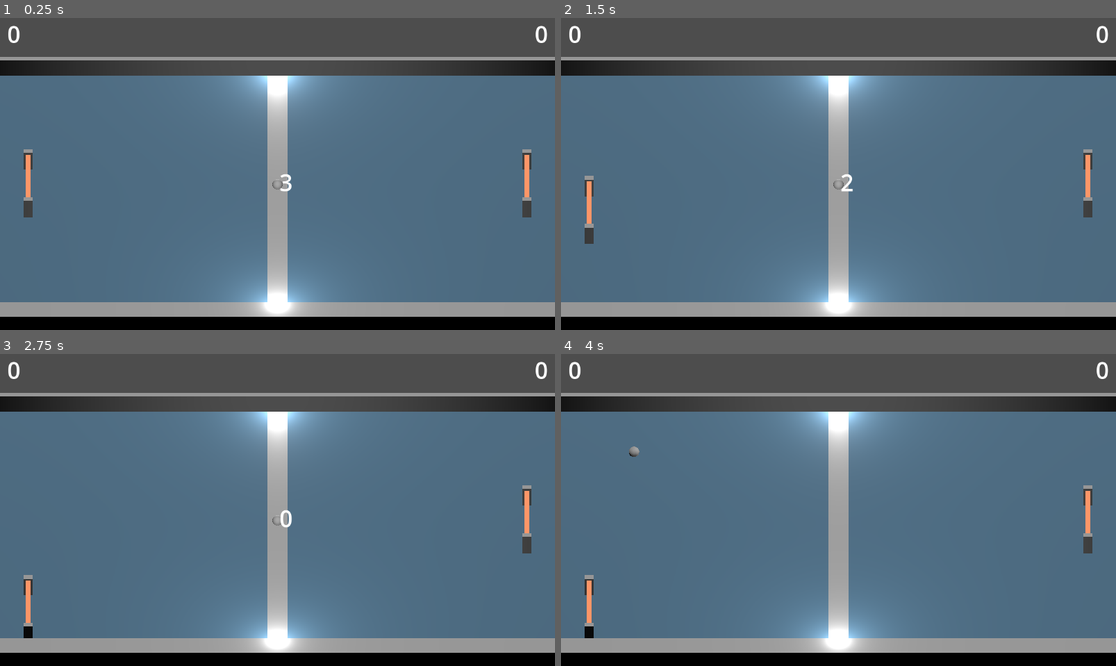
Above: before the commit, frames 1-4 (two rows, left to right).
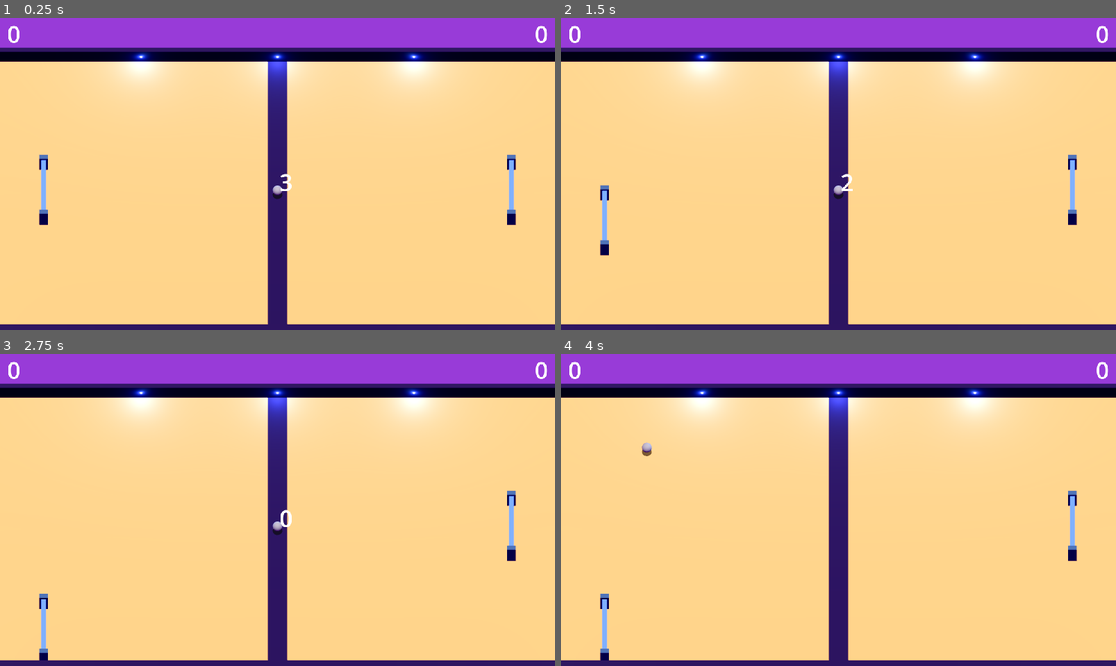
Above: after the commit, the same moments.

Repository: Eryans/godot_pong
Game: Godot game, scene res://scenes/main.tscn
Same seed, same stepped clock (60 frames per second), same inputs: the game is played once before the commit and once after it.
Inputs:
- Up to frame 1 (0.25 s): no input
- Up to frame 2 (1.5 s): tap Enter at 0.5 s; hold Up (ui_up) 0.53-1.28 s; tap Space at 1.25 s; hold S (down) from 1.28 s (still down)
- Up to frame 3 (2.75 s): tap Enter at 2 s; release S (down) at 2.03 s; hold Up (ui_up) from 2.03 s (still down)
- Up to frame 4 (4 s): release Up (ui_up) at 3.53 s; hold S (down) from 3.53 s (still down)

The runs differ from the first frame. In frame 1, 100% of the frame differs, in the area x 0-100%, y 0-100%; in frame 2, 100%; in frame 3, 100%; in frame 4, 100%.

Commit message:
style: 💄 worked on game graphics

Diff:
--- a/entities/ball/ball.tscn
+++ b/entities/ball/ball.tscn
@@ -1,6 +1,7 @@
-[gd_scene load_steps=4 format=3 uid="uid://bw76l1wbchdl1"]
+[gd_scene load_steps=5 format=3 uid="uid://bw76l1wbchdl1"]
 
 [ext_resource type="Script" uid="uid://bjfuw08cqg0ik" path="res://entities/ball/ball.gd" id="1_x8fbi"]
+[ext_resource type="PackedScene" uid="uid://6bd7r3p1678s" path="res://entities/shadow/shadow.tscn" id="2_jyt08"]
 
 [sub_resource type="SphereMesh" id="SphereMesh_lquwl"]
 radius = 0.25
@@ -17,3 +18,6 @@
 
 [node name="CollisionShape3D" type="CollisionShape3D" parent="."]
 shape = SubResource("SphereShape3D_x8fbi")
+
+[node name="Shadow" parent="." instance=ExtResource("2_jyt08")]
+transform = Transform3D(0.5, 0, 0, 0, 0.5, 0, 0, 0, 0.5, 0, 0, 0)
--- a/entities/bonus/bonus.tscn
+++ b/entities/bonus/bonus.tscn
@@ -6,6 +6,7 @@
 [ext_resource type="ArrayMesh" uid="uid://b17wp3wswqq18" path="res://entities/bonus/meshs/pong-bonus_Shrink.res" id="4_xfee8"]
 [ext_resource type="ArrayMesh" uid="uid://bqt50ewffiobb" path="res://entities/bonus/meshs/pong-bonus_Slow.res" id="5_5hqir"]
 [ext_resource type="ArrayMesh" uid="uid://bnx2bet6sy1x0" path="res://entities/bonus/meshs/pong-bonus_Shield.res" id="6_m38xi"]
+[ext_resource type="PackedScene" uid="uid://6bd7r3p1678s" path="res://entities/shadow/shadow.tscn" id="7_megt7"]
 
 [sub_resource type="BoxMesh" id="BoxMesh_e1qnx"]
 size = Vector3(2, 1, 2)
@@ -15,7 +16,7 @@
 height = 2.5
 
 [sub_resource type="Gradient" id="Gradient_uy8r1"]
-offsets = PackedFloat32Array(0.0820669, 1)
+colors = PackedColorArray(0, 0, 0, 0, 1, 1, 1, 1)
 
 [sub_resource type="FastNoiseLite" id="FastNoiseLite_megt7"]
 
@@ -25,7 +26,7 @@
 
 [sub_resource type="StandardMaterial3D" id="StandardMaterial3D_5hqir"]
 transparency = 1
-albedo_color = Color(0.301361, 0.877864, 0.939867, 0.227451)
+albedo_color = Color(0.713726, 0.878431, 0.870588, 0.470588)
 albedo_texture = SubResource("NoiseTexture2D_xfee8")
 
 [sub_resource type="BoxShape3D" id="BoxShape3D_piybw"]
@@ -46,8 +47,11 @@
 mesh = SubResource("BoxMesh_e1qnx")
 
 [node name="CollisionSphere" type="MeshInstance3D" parent="."]
+layers = 2
 mesh = SubResource("SphereMesh_uy8r1")
 surface_material_override/0 = SubResource("StandardMaterial3D_5hqir")
 
 [node name="CollisionShape3D" type="CollisionShape3D" parent="."]
 shape = SubResource("BoxShape3D_piybw")
+
+[node name="Shadow" parent="." instance=ExtResource("7_megt7")]
--- a/entities/bonus/shield/shield.tscn
+++ b/entities/bonus/shield/shield.tscn
@@ -1,9 +1,12 @@
-[gd_scene load_steps=4 format=3 uid="uid://cmjyf3ttmg8lf"]
+[gd_scene load_steps=5 format=3 uid="uid://cmjyf3ttmg8lf"]
 
 [ext_resource type="Script" uid="uid://k2m1ntnonhdn" path="res://entities/bonus/shield/shield.gd" id="1_1lesf"]
 
 [sub_resource type="BoxMesh" id="BoxMesh_glpd4"]
 size = Vector3(0.5, 1, 16)
+
+[sub_resource type="StandardMaterial3D" id="StandardMaterial3D_1lesf"]
+albedo_color = Color(0.180392, 0.145098, 0.239216, 1)
 
 [sub_resource type="ConcavePolygonShape3D" id="ConcavePolygonShape3D_glpd4"]
 data = PackedVector3Array(-0.25, 0.5, 8, 0.25, 0.5, 8, -0.25, -0.5, 8, 0.25, 0.5, 8, 0.25, -0.5, 8, -0.25, -0.5, 8, 0.2 …(464 unchanged characters)…
@@ -13,6 +16,7 @@
 
 [node name="MeshInstance3D" type="MeshInstance3D" parent="."]
 mesh = SubResource("BoxMesh_glpd4")
+surface_material_override/0 = SubResource("StandardMaterial3D_1lesf")
 
 [node name="CollisionShape3D" type="CollisionShape3D" parent="."]
 shape = SubResource("ConcavePolygonShape3D_glpd4")
--- a/entities/paddle/paddle.tscn
+++ b/entities/paddle/paddle.tscn
@@ -7,7 +7,7 @@
 size = Vector3(0.25, 1, 3.5)
 
 [sub_resource type="StandardMaterial3D" id="StandardMaterial3D_0sbc1"]
-albedo_color = Color(0.987415, 0.569378, 0.384475, 1)
+albedo_color = Color(0.415686, 0.52549, 0.690196, 1)
 
 [sub_resource type="BoxShape3D" id="BoxShape3D_0sbc1"]
 resource_local_to_scene = true
@@ -15,6 +15,12 @@
 
 [sub_resource type="BoxMesh" id="BoxMesh_d472v"]
 size = Vector3(0.45, 1.25, 0.25)
+
+[sub_resource type="StandardMaterial3D" id="StandardMaterial3D_d472v"]
+albedo_color = Color(0.298039, 0.356863, 0.419608, 1)
+
+[sub_resource type="StandardMaterial3D" id="StandardMaterial3D_frr1j"]
+albedo_color = Color(0.298039, 0.356863, 0.419608, 1)
 
 [node name="Paddle" type="CharacterBody3D"]
 collision_layer = 3
@@ -32,8 +38,10 @@
 unique_name_in_owner = true
 transform = Transform3D(1, 0, 0, 0, 1, 0, 0, 0, 1, 0, 0, -1.75)
 mesh = SubResource("BoxMesh_d472v")
+surface_material_override/0 = SubResource("StandardMaterial3D_d472v")
 
 [node name="PaddleBorderDecorationPos" type="MeshInstance3D" parent="."]
 unique_name_in_owner = true
 transform = Transform3D(1, 0, 0, 0, 1, 0, 0, 0, 1, 0, 0, 1.75)
 mesh = SubResource("BoxMesh_d472v")
+surface_material_override/0 = SubResource("StandardMaterial3D_frr1j")
--- /dev/null
+++ b/entities/shadow/shadow.gd
@@ -0,0 +1,5 @@
+extends MeshInstance3D
+
+
+func _physics_process(_delta: float) -> void:
+    global_position.y = -.45
--- /dev/null
+++ b/entities/shadow/shadow.tscn
@@ -0,0 +1,15 @@
+[gd_scene load_steps=4 format=3 uid="uid://6bd7r3p1678s"]
+
+[ext_resource type="Script" uid="uid://c0vdhn3sdndog" path="res://entities/shadow/shadow.gd" id="1_vcyad"]
+
+[sub_resource type="SphereMesh" id="SphereMesh_eerlf"]
+height = 0.025
+
+[sub_resource type="StandardMaterial3D" id="StandardMaterial3D_vcyad"]
+transparency = 1
+albedo_color = Color(0, 0, 0, 0.643137)
+
+[node name="Shadow" type="MeshInstance3D"]
+mesh = SubResource("SphereMesh_eerlf")
+surface_material_override/0 = SubResource("StandardMaterial3D_vcyad")
+script = ExtResource("1_vcyad")
--- a/entities/wall/wall.tscn
+++ b/entities/wall/wall.tscn
@@ -1,6 +1,9 @@
-[gd_scene load_steps=5 format=4 uid="uid://ddppp7nyghtqe"]
+[gd_scene load_steps=6 format=4 uid="uid://ddppp7nyghtqe"]
 
 [ext_resource type="Script" uid="uid://c7mrcgn15hg7n" path="res://entities/wall/wall.gd" id="1_ndby4"]
+
+[sub_resource type="StandardMaterial3D" id="StandardMaterial3D_ndby4"]
+albedo_color = Color(0.180392, 0.145098, 0.239216, 1)
 
 [sub_resource type="ArrayMesh" id="ArrayMesh_ps7rj"]
 _surfaces = [{
@@ -23,6 +26,7 @@
 script = ExtResource("1_ndby4")
 
 [node name="MeshInstance3D" type="MeshInstance3D" parent="."]
+material_override = SubResource("StandardMaterial3D_ndby4")
 mesh = SubResource("ArrayMesh_ps7rj")
 skeleton = NodePath("../..")
 
--- a/project.godot
+++ b/project.godot
@@ -35,3 +35,10 @@
 "events": [Object(InputEventKey,"resource_local_to_scene":false,"resource_name":"","device":-1,"window_id":0,"alt_press …(192 unchanged characters)…
 ]
 }
+
+[rendering]
+
+textures/canvas_textures/default_texture_filter=0
+lights_and_shadows/directional_shadow/soft_shadow_filter_quality=5
+anti_aliasing/quality/msaa_3d=1
+anti_aliasing/quality/screen_space_aa=1
--- a/scenes/main.tscn
+++ b/scenes/main.tscn
@@ -8,11 +8,38 @@
 [ext_resource type="PackedScene" uid="uid://cxnqnwddgcwbs" path="res://ui/ui.tscn" id="5_85g3d"]
 [ext_resource type="PackedScene" uid="uid://b2676uqhqtvay" path="res://entities/bonus/shield/shields_manager.tscn" id="7_o6xl0"]
 
+[sub_resource type="Environment" id="Environment_o6xl0"]
+background_mode = 1
+background_color = Color(0.462745, 0.337255, 0.560784, 1)
+reflected_light_source = 1
+tonemap_mode = 3
+ssr_fade_in = 0.0477962
+ssao_power = 1.5
+ssao_sharpness = 0.75
+glow_intensity = 1.58
+adjustment_enabled = true
+adjustment_saturation = 2.0
+
 [sub_resource type="StandardMaterial3D" id="StandardMaterial3D_h2yge"]
-albedo_color = Color(0.264563, 0.387151, 0.473755, 1)
+albedo_color = Color(0.721569, 0.615686, 0.431373, 1)
+
+[sub_resource type="BoxMesh" id="BoxMesh_o6xl0"]
+size = Vector3(0.1, 0.1, 0.1)
+
+[sub_resource type="StandardMaterial3D" id="StandardMaterial3D_85g3d"]
+albedo_color = Color(0.415686, 0.52549, 0.690196, 1)
+emission_enabled = true
+emission = Color(0.415686, 0.52549, 0.690196, 1)
+emission_energy_multiplier = 4.5
 
 [sub_resource type="BoxShape3D" id="BoxShape3D_lquwl"]
 size = Vector3(1, 1, 18)
+
+[sub_resource type="StandardMaterial3D" id="StandardMaterial3D_o6xl0"]
+albedo_color = Color(0.180392, 0.145098, 0.239216, 1)
+
+[sub_resource type="StandardMaterial3D" id="StandardMaterial3D_tipki"]
+albedo_color = Color(0.180392, 0.145098, 0.239216, 1)
 
 [sub_resource type="BoxMesh" id="BoxMesh_1bvp3"]
 
@@ -23,12 +50,15 @@
 
 [node name="DirectionalLight3D" type="DirectionalLight3D" parent="."]
 transform = Transform3D(1, 0, 0, 0, -4.37114e-08, 1, 0, -1, -4.37114e-08, 0, 8, 2)
+shadow_blur = 0.1
+shadow_caster_mask = 4294966273
 
 [node name="Camera3D" type="Camera3D" parent="."]
-transform = Transform3D(1, 0, 0, 0, 0.707107, 0.707107, 0, -0.707107, 0.707107, 0, 10, 10)
-v_offset = 0.5
+transform = Transform3D(1, 0, 0, 0, 0.5, 0.866025, 0, -0.866025, 0.5, 0, 10, 10)
+environment = SubResource("Environment_o6xl0")
+v_offset = 4.5
 projection = 1
-size = 15.0
+size = 16.0
 
 [node name="Paddle" parent="." instance=ExtResource("1_tbgi4")]
 transform = Transform3D(1, 0, 0, 0, 1, 0, 0, 0, 1, -12, 0, 0)
@@ -62,14 +92,37 @@
 size = Vector3(40, 1, 17)
 
 [node name="OmniLight3D" type="OmniLight3D" parent="."]
-transform = Transform3D(1, 0, 0, 0, 1, 0, 0, 0, 1, 0, 0, -8)
+transform = Transform3D(1, 0, 0, 0, 1, 0, 0, 0, 1, 0, 0, -7.87439)
+light_color = Color(0.415686, 0.52549, 0.690196, 1)
 light_energy = 6.434
 omni_range = 22.813
 
+[node name="MeshInstance3D" type="MeshInstance3D" parent="OmniLight3D"]
+transform = Transform3D(1, 0, 0, 0, 1, 0, 0, 0, 1, 0, 0, -0.0532751)
+mesh = SubResource("BoxMesh_o6xl0")
+surface_material_override/0 = SubResource("StandardMaterial3D_85g3d")
+
 [node name="OmniLight3D2" type="OmniLight3D" parent="."]
-transform = Transform3D(1, 0, 0, 0, 1, 0, 0, 0, 1, 0, 0, 8)
+transform = Transform3D(1, 0, 0, 0, 1, 0, 0, 0, 1, 7, 0, -7.87439)
+light_color = Color(0.415686, 0.52549, 0.690196, 1)
 light_energy = 6.434
 omni_range = 22.813
+
+[node name="MeshInstance3D" type="MeshInstance3D" parent="OmniLight3D2"]
+transform = Transform3D(1, 0, 0, 0, 1, 0, 0, 0, 1, 0, 0, -0.0532751)
+mesh = SubResource("BoxMesh_o6xl0")
+surface_material_override/0 = SubResource("StandardMaterial3D_85g3d")
+
+[node name="OmniLight3D3" type="OmniLight3D" parent="."]
+transform = Transform3D(1, 0, 0, 0, 1, 0, 0, 0, 1, -7, 0, -7.87439)
+light_color = Color(0.415686, 0.52549, 0.690196, 1)
+light_energy = 6.434
+omni_range = 22.813
+
+[node name="MeshInstance3D" type="MeshInstance3D" parent="OmniLight3D3"]
+transform = Transform3D(1, 0, 0, 0, 1, 0, 0, 0, 1, 0, 0, -0.0532751)
+mesh = SubResource("BoxMesh_o6xl0")
+surface_material_override/0 = SubResource("StandardMaterial3D_85g3d")
 
 [node name="ScoreZone" parent="." instance=ExtResource("4_tipki")]
 transform = Transform3D(1, 0, 0, 0, 1, 0, 0, 0, 1, -14, 0, 0)
@@ -86,10 +139,12 @@
 
 [node name="CSGBox3D4" type="CSGBox3D" parent="."]
 transform = Transform3D(1, 0, 0, 0, 1, 0, 0, 0, 1, 0, -0.994895, 0)
+material_override = SubResource("StandardMaterial3D_o6xl0")
 size = Vector3(1, 1, 16)
 
 [node name="CSGBox3D5" type="CSGBox3D" parent="."]
 transform = Transform3D(-4.37114e-08, 0, 1, 0, 1, 0, -1, 0, -4.37114e-08, 0, -0.631062, 8.35641)
+material_override = SubResource("StandardMaterial3D_tipki")
 size = Vector3(1, 1, 40)
 
 [node name="DebugPoint" type="MeshInstance3D" parent="."]
Not shown: 1 places in entities/bonus/bonus.tscn that only renumber resources
Not shown: 1 places in entities/paddle/paddle.tscn that only renumber resources
Not shown, added: entities/shadow/shadow.gd.uid
Not shown: 1 places in scenes/main.tscn that only renumber resources
